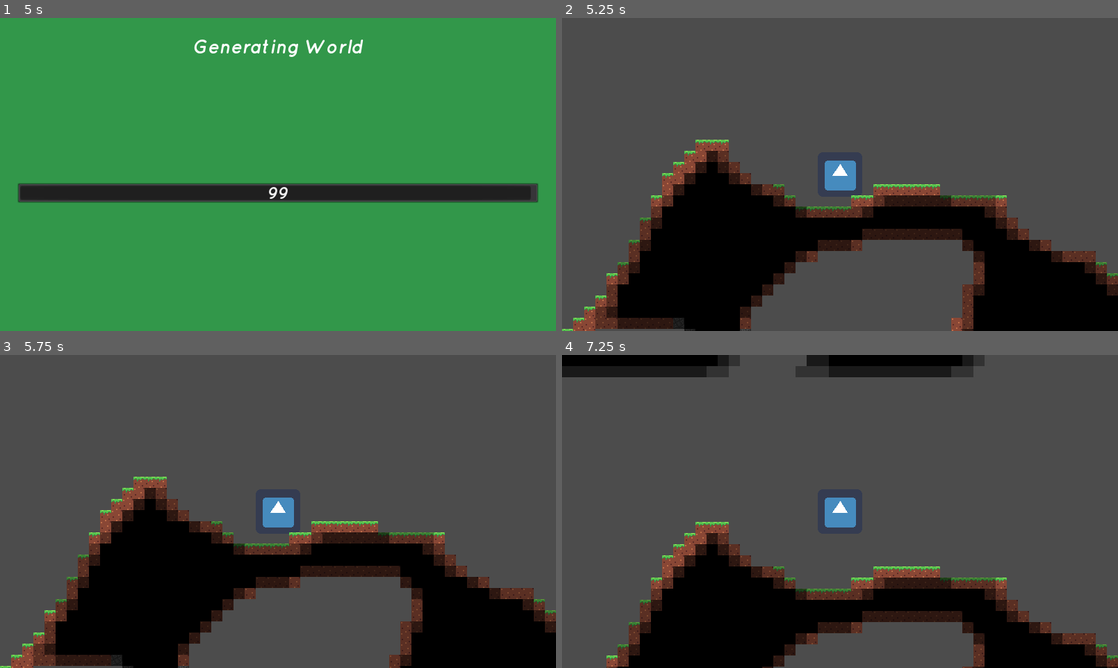
Above: before the commit, frames 1-4 (two rows, left to right).
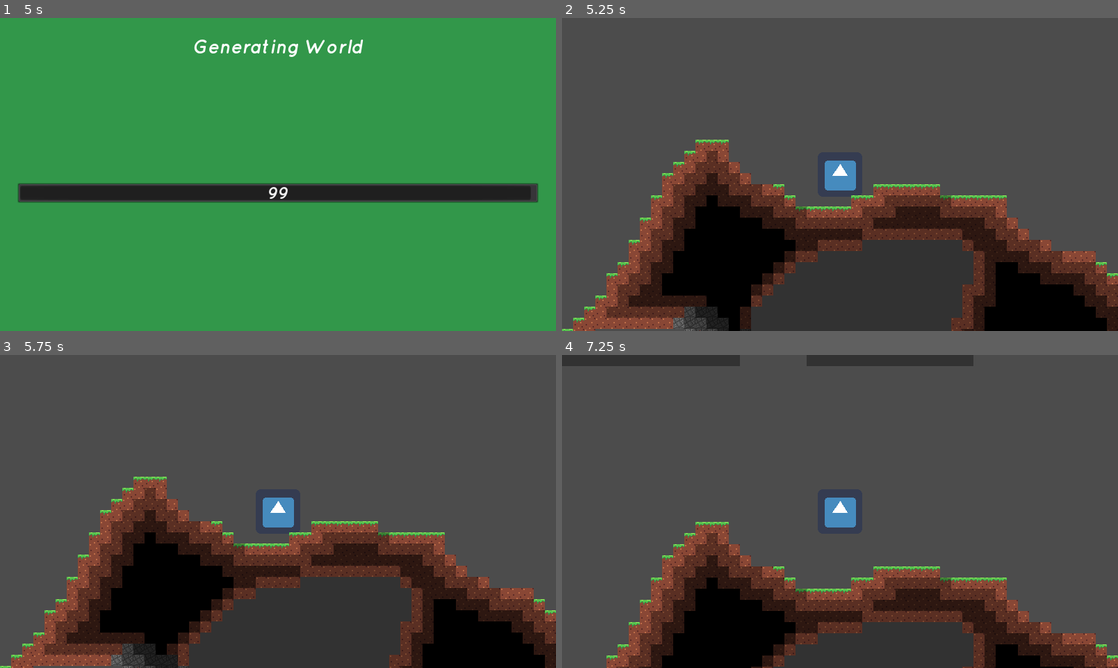
Above: after the commit, the same moments.

Repository: Kerbalistic-coder/Lareata
Game: Godot game, scene res://World/World.tscn
Two runs of this game, one before a commit and one after it. Both use one fixed random seed, a clock stepped at 60 frames per second and the inputs below. The engine's default icon, where the game draws it, is replaced by a stand-in: a white triangle on a blue panel in a dark square.
Inputs:
- Up to frame 1 (5 s): click "New Game" at 0.5 s
- Up to frame 2 (5.25 s): no input
- Up to frame 3 (5.75 s): no input
- Up to frame 4 (7.25 s): tap Enter at 5.75 s; tap Space at 6.5 s

Frame 1 is identical in both runs. In frame 2, 27% of the frame differs, in the area x 6-100%, y 42-100%; in frame 3, 27%; in frame 4, 22%.

Commit message:
Add improved lighting

Diff:
--- a/Lareata/World/Mapgen.gd
+++ b/Lareata/World/Mapgen.gd
@@ -113,7 +113,7 @@
 
 	if len(light_map) == 0:
 		for i in range(0, map_width * map_height):
-			light_map.append(0)
+			light_map.append(3)
 		set_light_map(x0 + 1, y0 + 1, "light")
 
 	# Lights
@@ -138,10 +138,7 @@
 
 				var average
 
-				if not (get_map(x0 + xrel, y0 + yrel) in transparent_blocks):
-					average = sum_array(buddies) / 9
-				else:
-					average = buddies.min()
+				average = buddies.min()
 				if "light" in buddies:
 					average = 0
 				average = round(average)
@@ -176,6 +173,10 @@
 	$ProgressBarContainer.visible = true
 	$ProgressBarContainer/ProgressContainer/VBoxContainer/BarMargin/ProgressBar.max_value = map_width
 
+	# Create "sun layer"
+	for i in range(0, map_width):
+		light_sources.append([i, 0])
+
 	yield(get_tree().create_timer(0.1), "timeout")
 	m = mapgen()
 	go = true
